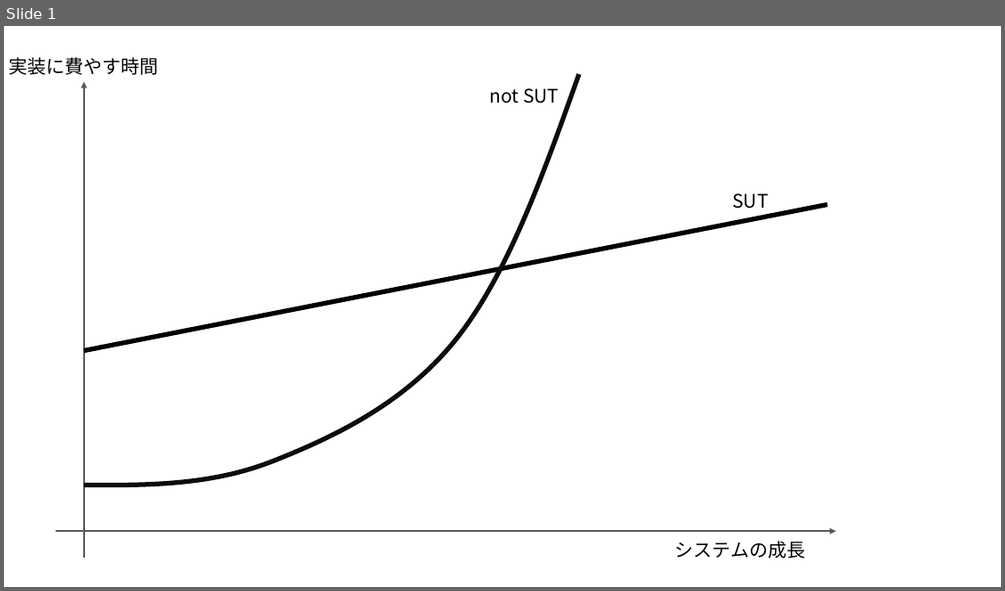
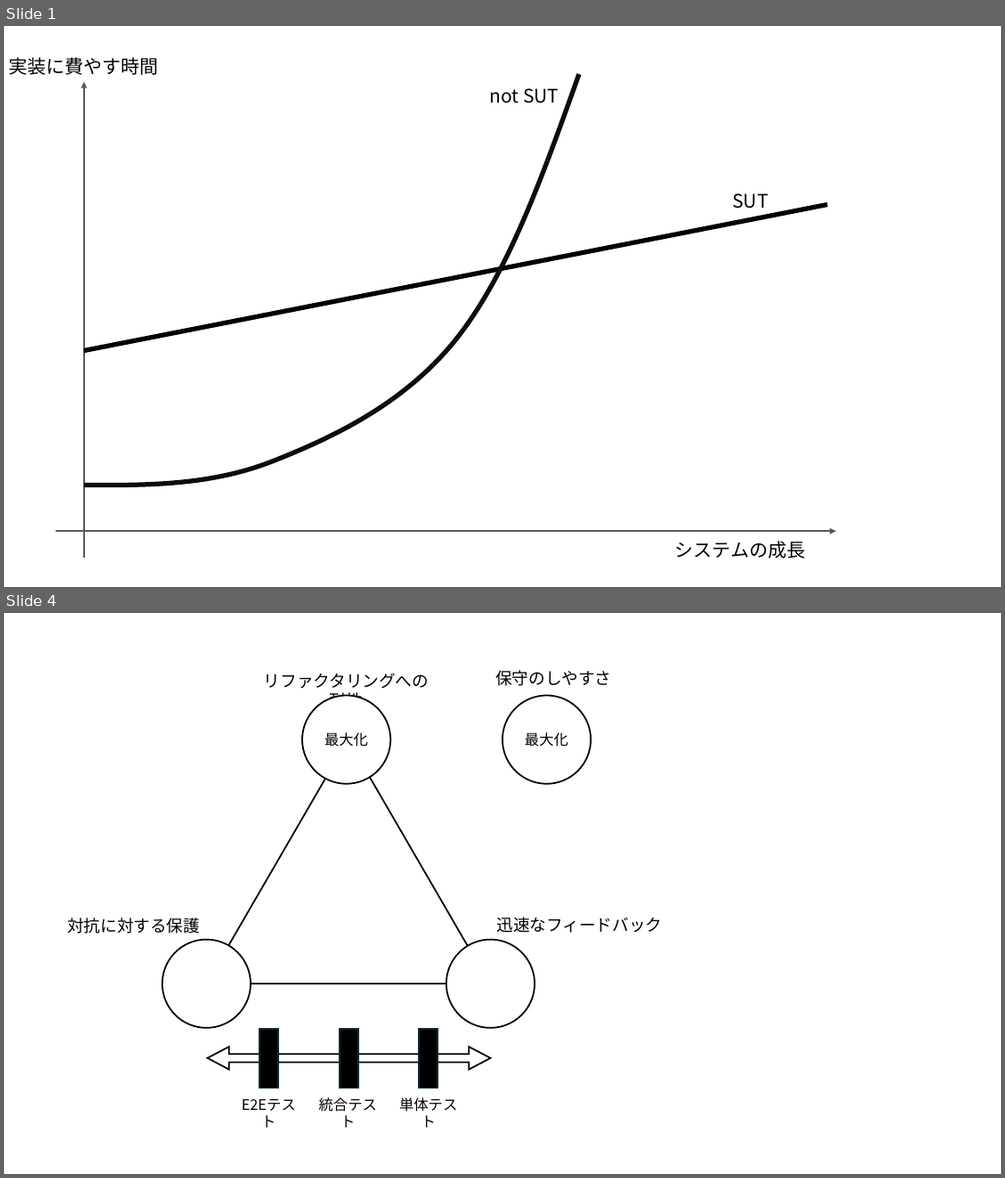
Before and after one commit to xjr1300/how-to-test-in-python, a slide deck: images/images.pptx. Shown one above the other, each under a label of ours: slide 1 before the commit, slides 1 and 4 after it; the slides between them are not shown. The pictures are 1005x591 and 1005x1178 pixels, drawn with LibreOffice and Linux fonts; fonts in the diff are those of the drawing. Boxes give left, top, right and bottom in pixels: in the first picture for what was removed or moved away, otherwise in the second. Text is boxed around its words. In the diff, an @@ line names an element or a change of style, - is before the commit and + after.

```diff
--- a/images/images.pptx
+++ b/images/images.pptx
@@ slide 4 added at bbox=[4, 613, 1001, 1174], background #FFFFFF @@
@@ text added at bbox=[264, 673, 429, 699], 16 pt, text #000000 @@
+リファクタリングへの耐性
@@ text added at bbox=[495, 670, 611, 686], 16 pt, text #000000 @@
+保守のしやすさ
@@ ellipse added at bbox=[302, 695, 390, 784], fill #FFFFFF, outline #000000 1.5 pt, 14 pt, text #000000 @@
+最大化
@@ ellipse added at bbox=[502, 695, 591, 784], fill #FFFFFF, outline #000000 1.5 pt, 14 pt, text #000000 @@
+最大化
@@ triangle added at bbox=[207, 739, 490, 983], fill #FFFFFF, outline #000000 1.5 pt @@
@@ text added at bbox=[67, 917, 200, 933], 16 pt, text #000000 @@
+対抗に対する保護
@@ text added at bbox=[497, 916, 663, 933], 16 pt, text #000000 @@
+迅速なフィードバック
@@ ellipse added at bbox=[162, 940, 251, 1028], fill #FFFFFF, outline #000000 1.5 pt @@
@@ ellipse added at bbox=[446, 940, 535, 1028], fill #FFFFFF, outline #000000 1.5 pt @@
@@ rectangle added at bbox=[259, 1029, 278, 1088], fill #000000, outline #092A39 1.5 pt @@
@@ rectangle added at bbox=[340, 1029, 358, 1088], fill #000000, outline #092A39 1.5 pt @@
@@ rectangle added at bbox=[419, 1029, 437, 1088], fill #000000, outline #092A39 1.5 pt @@
@@ left right arrow added at bbox=[208, 1046, 491, 1070], fill #FFFFFF, outline #000000 1.5 pt @@
@@ text added at bbox=[231, 1092, 307, 1117], 14 pt, text #000000 @@
+E2Eテスト
@@ text added at bbox=[319, 1097, 377, 1127], 14 pt, text #000000 @@
+統合テスト
@@ text added at bbox=[399, 1097, 457, 1127], 14 pt, text #000000 @@
+単体テスト
```
Also in this commit, not shown: 2 other slides added, 7 other files.
